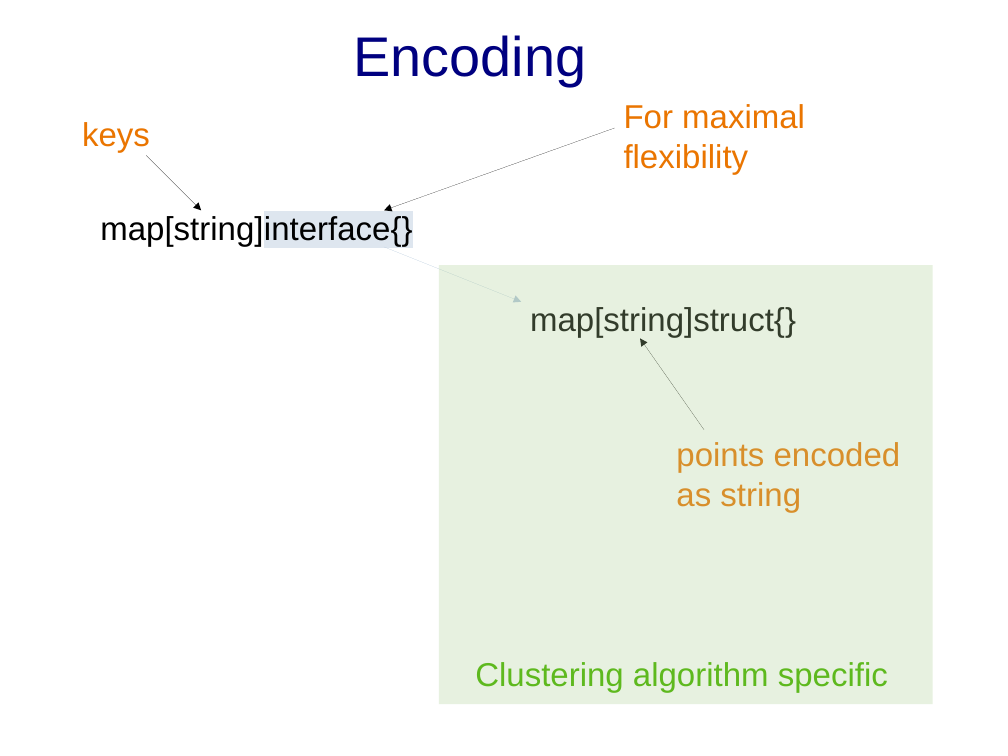
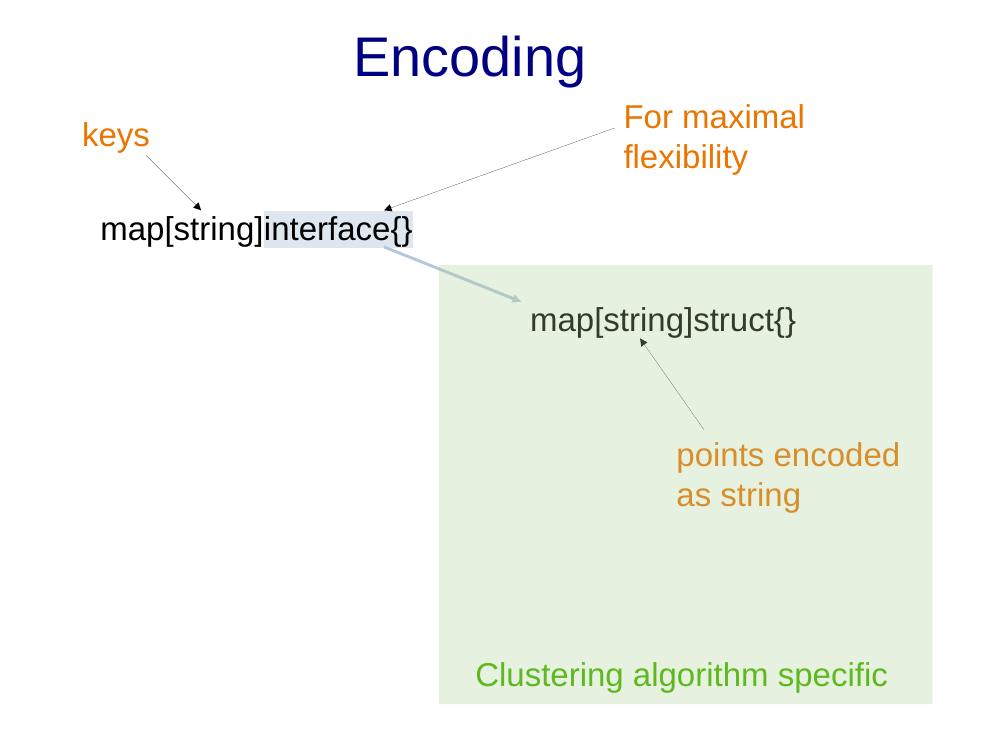
Before and after one commit to sgaragagghu/sdcc-documentazione, a slide deck: slide 5 of to_delete/presentazione.odp. Drawn at 1008x756 pixels with LibreOffice and Linux fonts; fonts in the diff are those of the drawing. Boxes give left, top, right and bottom in pixels: in the first picture for what was removed or moved away, otherwise in the second. Text is boxed around its words. In the diff, an @@ line names an element or a change of style, - is before the commit and + after.

```diff
--- a/to_delete/presentazione.odp
+++ b/to_delete/presentazione.odp
@@ arrow (384, 247) - (521, 302): stroke #B4C7DC 0 pt to #B4C7DC 2.3 pt @@
```
Also in this commit, not shown: 4 slides added, 4 slides removed.
